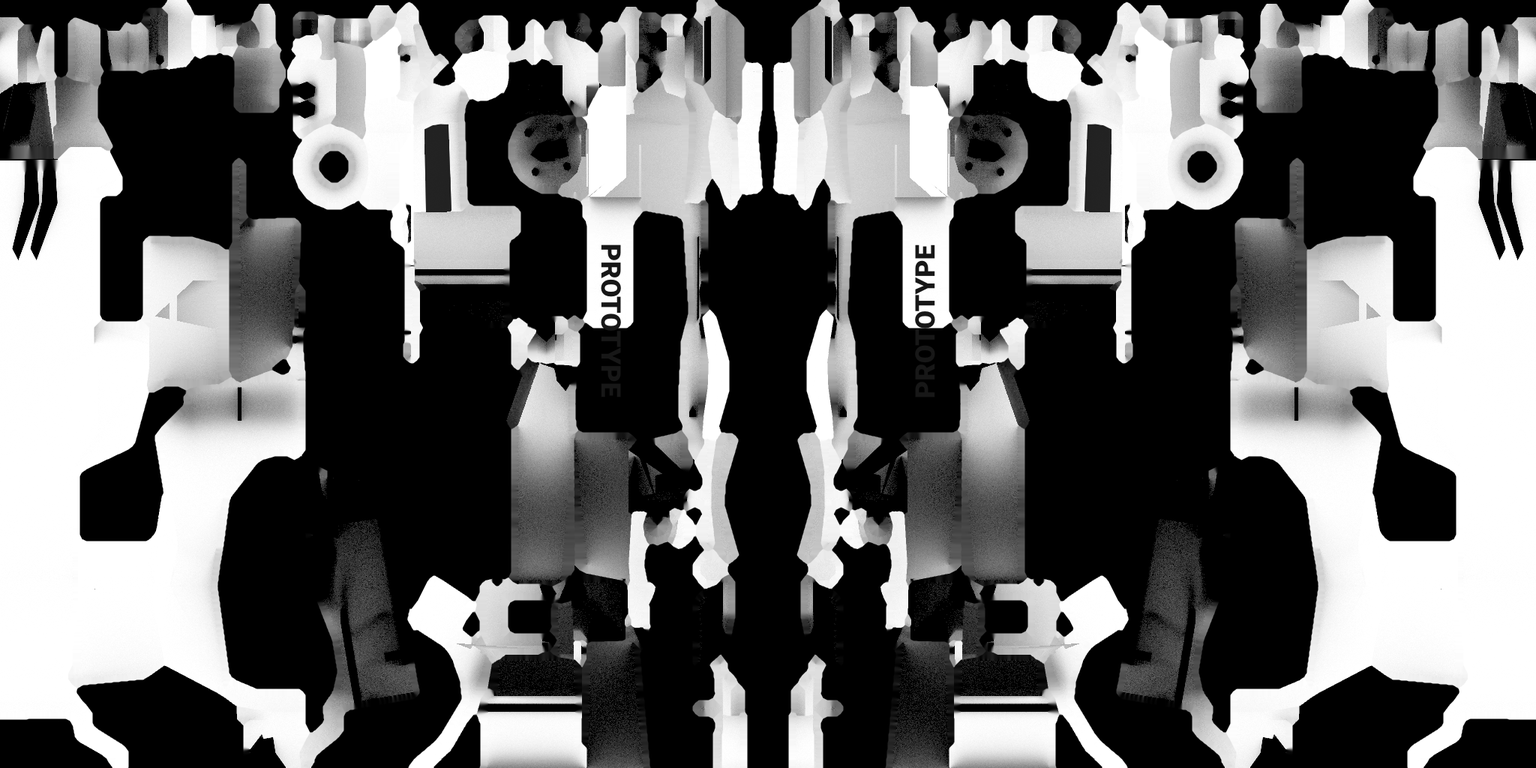
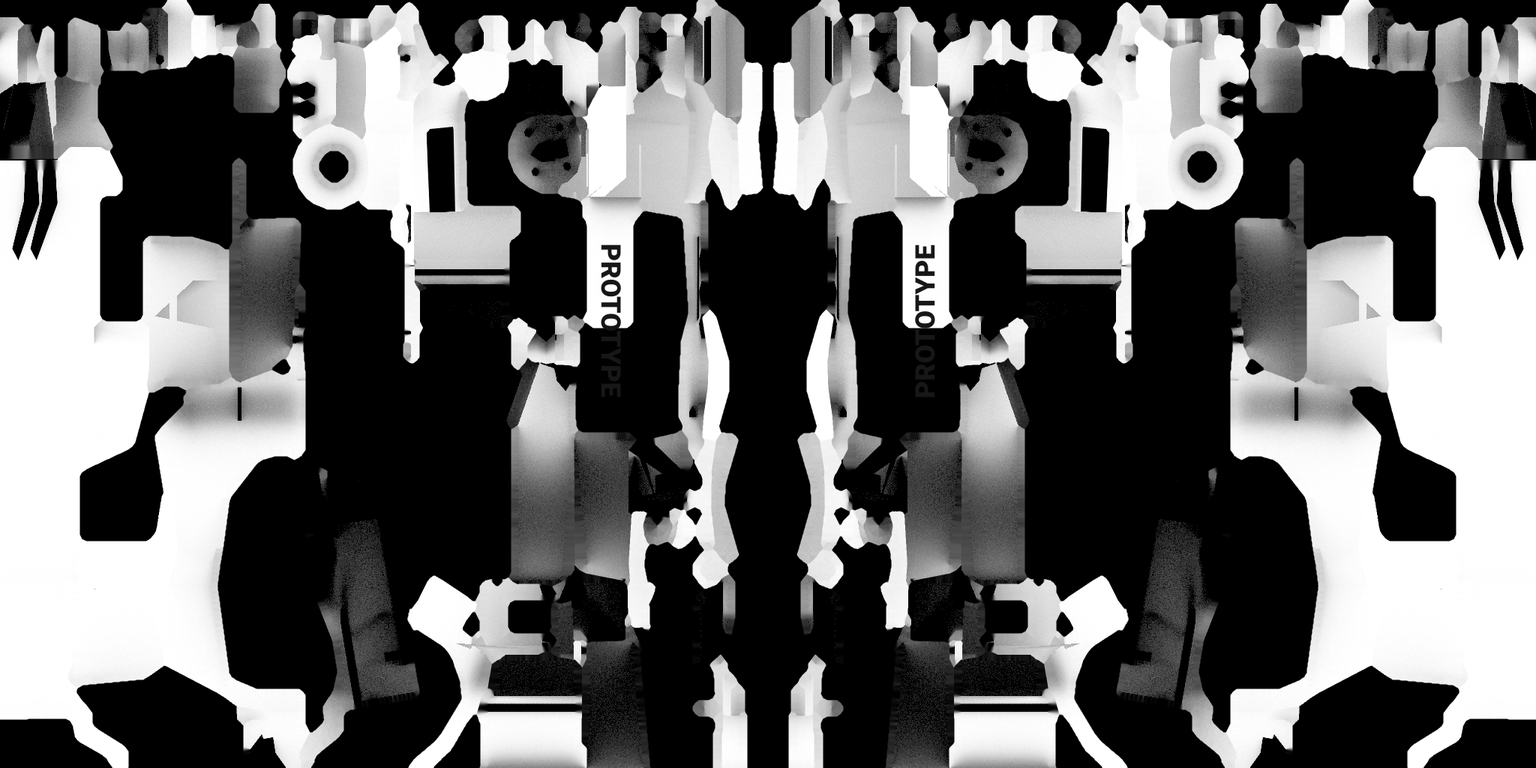
Comparing the layer stacks of the two 1536 x 768 images. Changes:
painted on "Background" (1st of 2) over [424, 123, 1112, 213]
renamed "Paint Layer 1" to "taillight bar", painted on it over [424, 123, 1112, 213]
